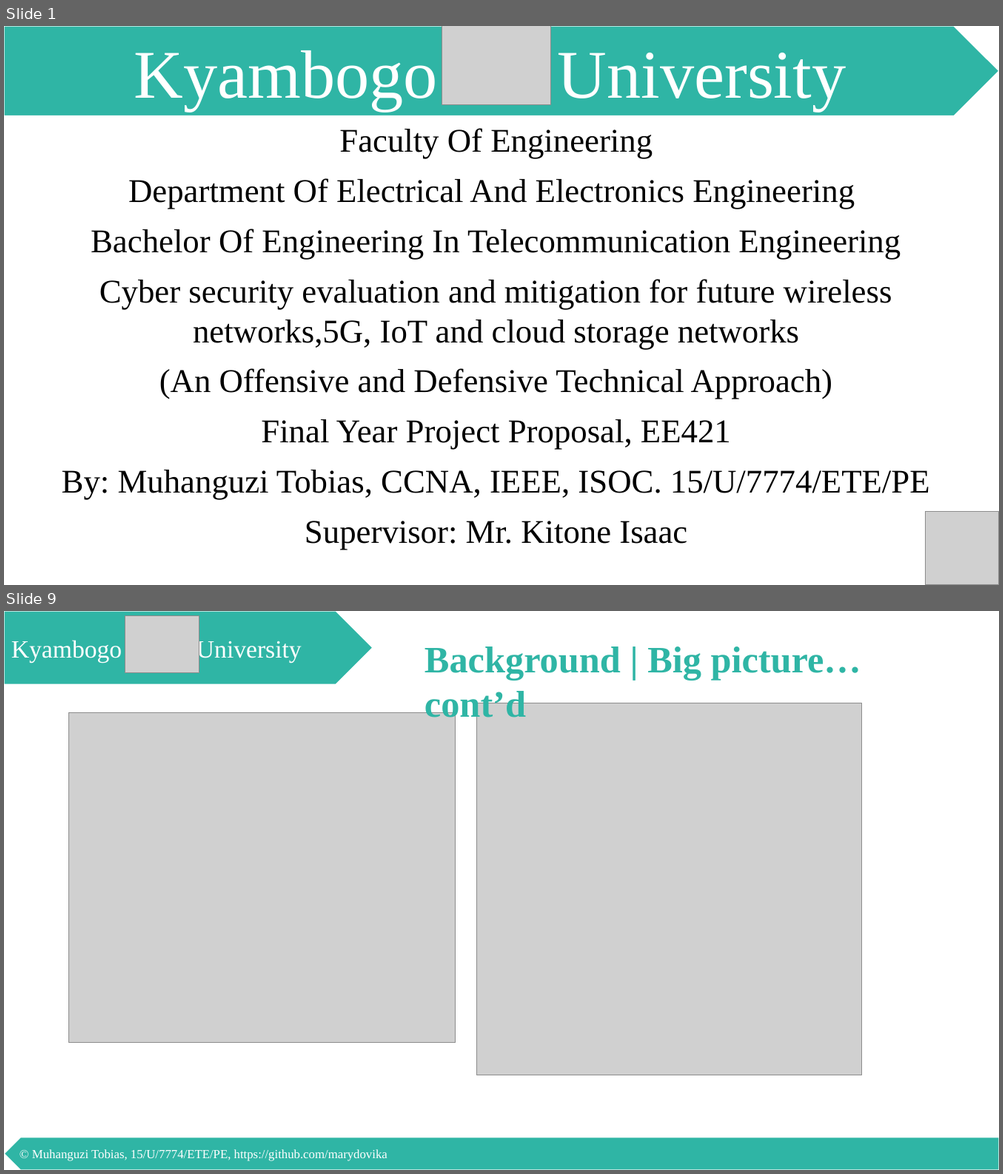
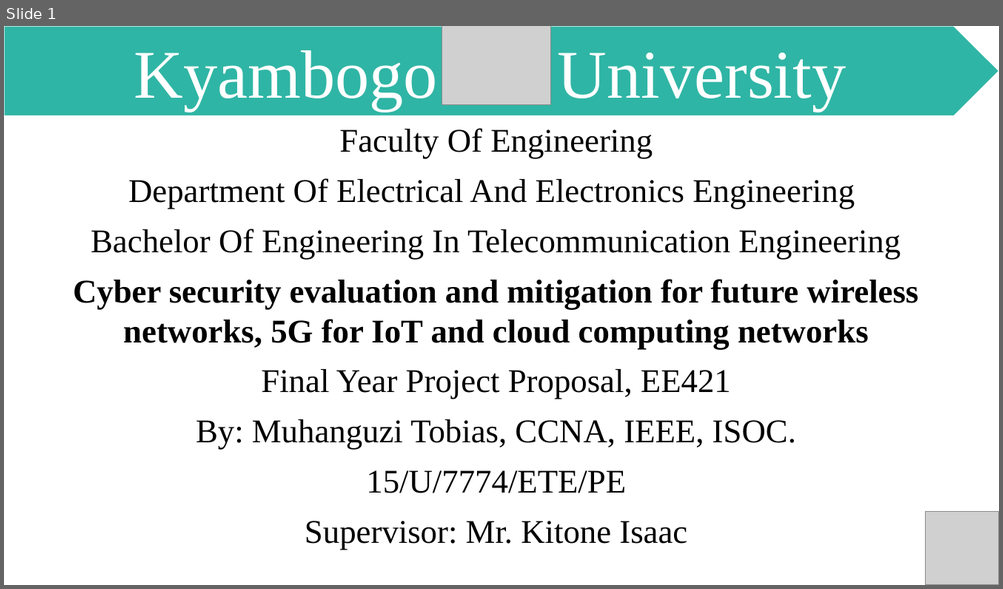
Before and after one commit to marydovika/Cyber-Security-Project-for-5G-IoT-Cloud-NFC, a slide deck: presentations/proposalPresentation.pptx. Shown one above the other, each under a label of ours: slides 1 and 9 before the commit, slide 1 after it; the slides between them are not shown. The pictures are 1003x1174 and 1003x589 pixels, drawn with LibreOffice and Linux fonts; fonts in the diff are those of the drawing; grey boxes stand for pictures. Boxes give left, top, right and bottom in pixels: in the first picture for what was removed or moved away, otherwise in the second. Text is boxed around its words. In the diff, an @@ line names an element or a change of style, - is before the commit and + after.

```diff
--- a/presentations/proposalPresentation.pptx
+++ b/presentations/proposalPresentation.pptx
@@ slide 9 removed at (4, 611, 999, 1170), background #FFFFFF @@
@@ pentagon arrow removed at (4, 611, 373, 685) @@
-Kyambogo University
@@ picture removed at (125, 616, 199, 673) @@
@@ text removed at (424, 647, 861, 725) @@
-Background | Big picture…cont’d
@@ picture removed at (69, 712, 455, 1042) @@
@@ picture removed at (477, 703, 862, 1075) @@
@@ pentagon arrow removed at (4, 1138, 999, 1170) @@
-© Muhanguzi Tobias, 15/U/7774/ETE/PE, https://github.com/marydovika
@@ slide 1 changed as well @@
@@ text at (73, 279, 919, 349): text changed; bold on @@
-Cyber security evaluation and mitigation for future wireless networks,5G, IoT and cloud storage networks
-(An Offensive and Defensive Technical Approach)
+Cyber security evaluation and mitigation for future wireless networks, 5G for IoT and cloud computing networks
@@ text at (196, 420, 796, 494): text changed @@
-By: Muhanguzi Tobias, CCNA, IEEE, ISOC. 15/U/7774/ETE/PE
+By: Muhanguzi Tobias, CCNA, IEEE, ISOC.
+15/U/7774/ETE/PE
```
Also in this commit, not shown: 15 other slides changed, 10 other slides removed.
